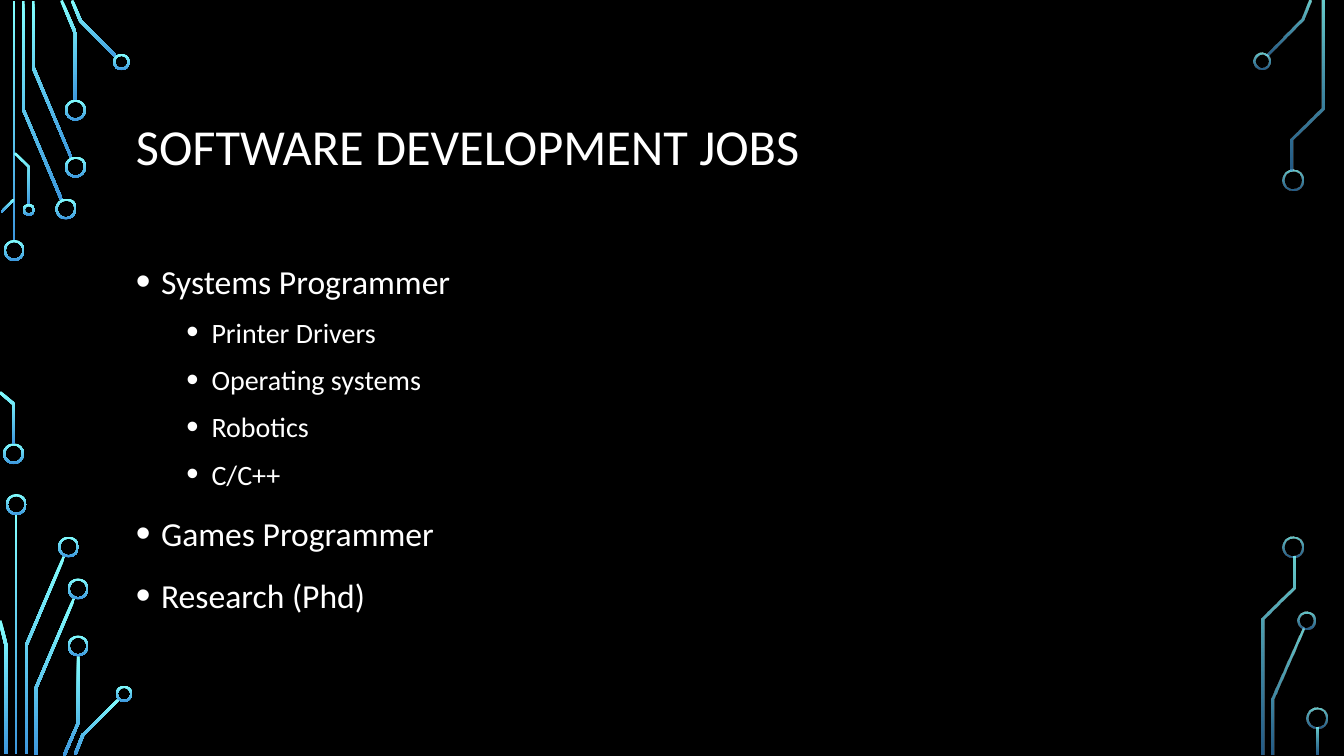
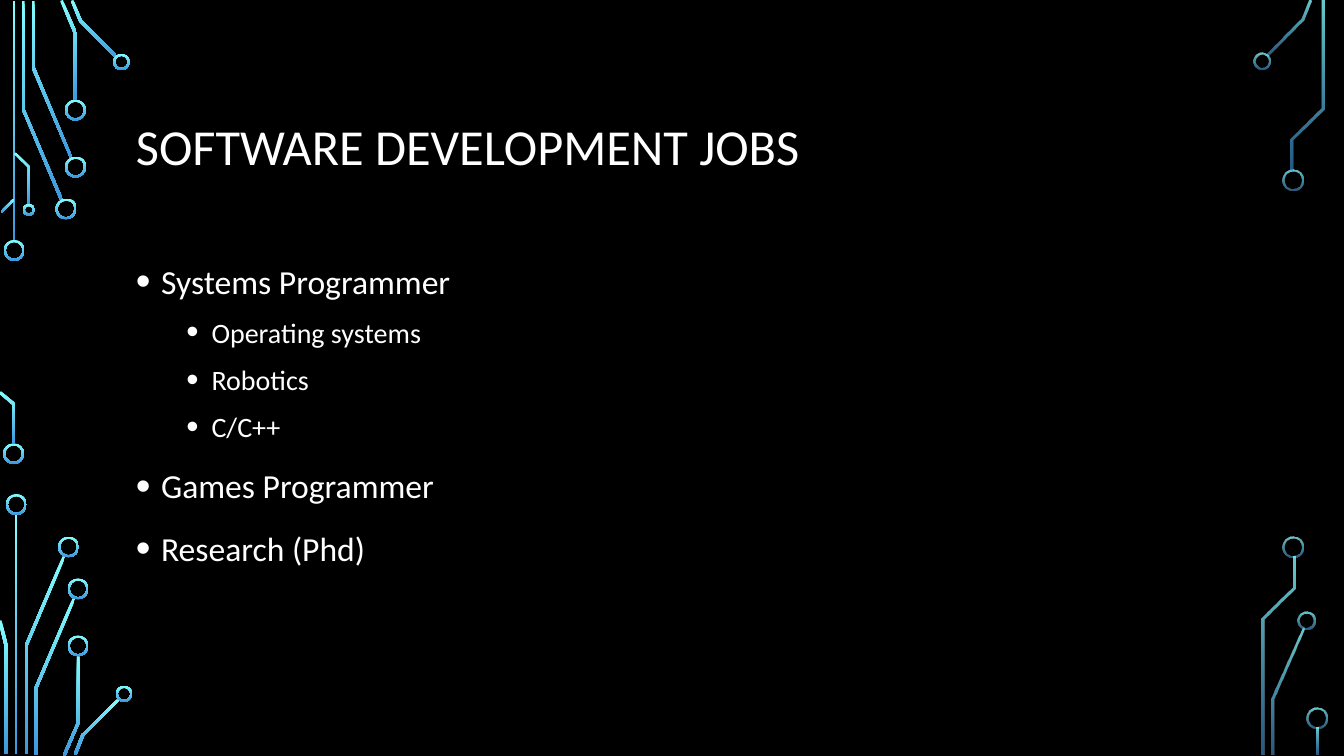
Before and after one commit to daviddcbud/TrainingApp, a slide deck: slide 49 of PowerPointSlids.pptx (slide 22 before the commit). Drawn at 1344x756 pixels with LibreOffice and Linux fonts; fonts in the diff are those of the drawing; background and template pictures are left out. Boxes give left, top, right and bottom in pixels: in the first picture for what was removed or moved away, otherwise in the second. Text is boxed around its words. In the diff, an @@ line names an element or a change of style, - is before the commit and + after.

```diff
--- a/PowerPointSlids.pptx
+++ b/PowerPointSlids.pptx
@@ text at [212,323,376,344]: paragraph removed @@
-  • Printer Drivers
```
Also in this commit, not shown: 6 other slides changed, 38 slides added, 3 other files.
